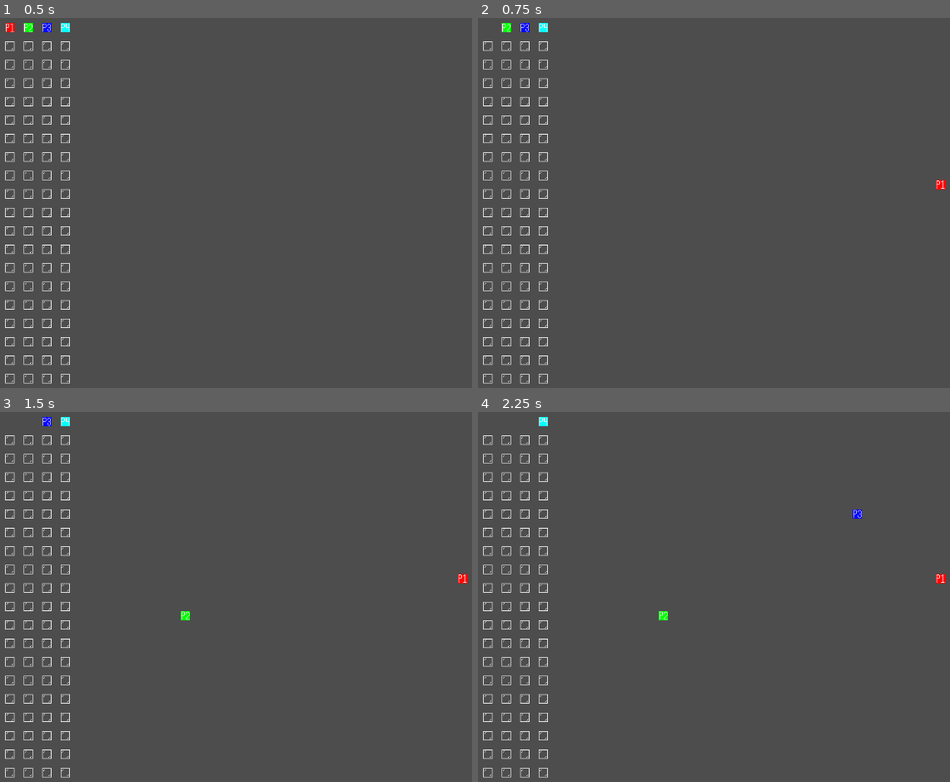
Above: before the commit, frames 1-4 (two rows, left to right).
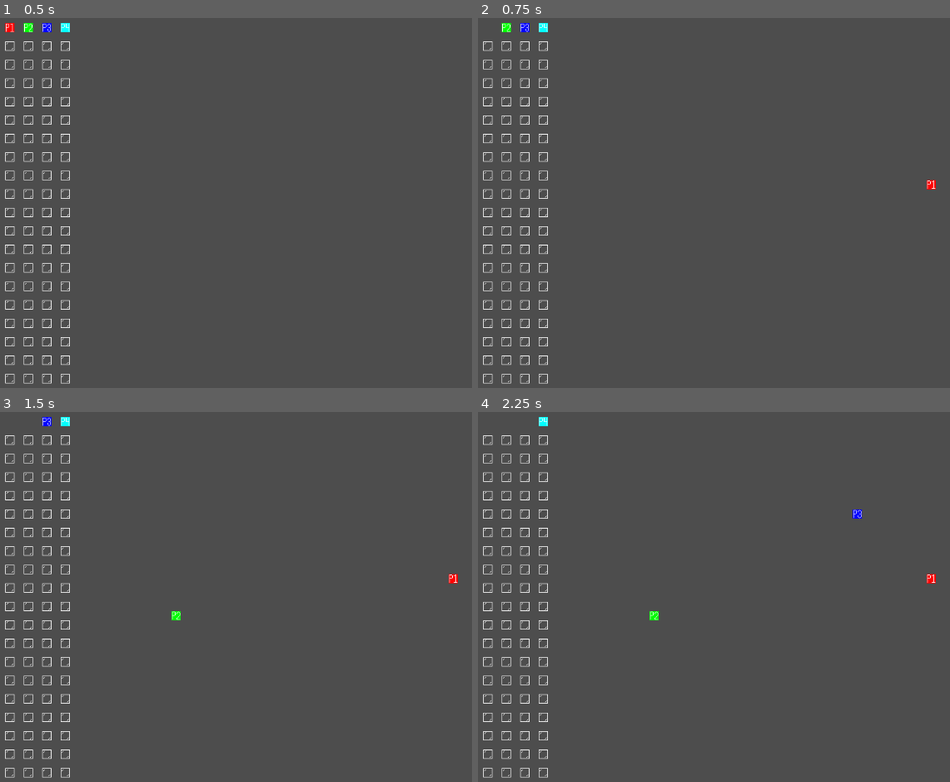
Above: after the commit, the same moments.

Repository: TheRoadstr/rapid-fields
Game: Godot game, scene res://scenes/main.tscn
Same seed, same stepped clock (60 frames per second), same inputs: the game is played once before the commit and once after it.
Inputs (mouse positions are in pixels of both pictures, inside the frame that each line leads up to):
- Up to frame 1 (0.5 s): no input
- Up to frame 2 (0.75 s): tap Enter at 0.5 s; move the mouse to (935, 180) at 0.52 s; click (935, 180) at 0.67 s
- Up to frame 3 (1.5 s): tap Space at 1.25 s; move the mouse to (179, 611) at 1.27 s; click (179, 611) at 1.42 s
- Up to frame 4 (2.25 s): tap Enter at 2 s; move the mouse to (855, 511) at 2.02 s; click (855, 511) at 2.17 s

Frame 1 is identical in both runs. In frame 2, 0.1% of the frame differs, in the area x 95-99%, y 43-47%; in frame 3, 0.2%, in the area x 36-99%, y 43-57%; in frame 4, 0.2%.

Commit message:
migrated to godot 4.4

Diff:
--- a/project.godot
+++ b/project.godot
@@ -12,7 +12,7 @@
 
 config/name="Gaussian Gang"
 run/main_scene="res://scenes/main.tscn"
-config/features=PackedStringArray("4.3", "Forward Plus")
+config/features=PackedStringArray("4.4", "Forward Plus")
 config/icon="res://icon.svg"
 
 [editor_plugins]
--- a/scripts/main.gd
+++ b/scripts/main.gd
@@ -34,7 +34,7 @@
 func _input(event):
 	if event is InputEventMouseButton and event.pressed and event.button_index == MOUSE_BUTTON_LEFT:
 		var position = event.position
-		click = [round(position[0] / 16), round(position[1] / 16)]
+		click = [floor(position[0] / 16), floor(position[1] / 16)]
 		print("Mouse Click at: ", click)
 
 	if event is InputEventMouseButton and event.pressed:
@@ -90,6 +90,7 @@
 			bunny_coords[i][0] = click[0]
 			bunny_coords[i][1] = click[1]
 			player_layer.set_cell(Vector2i(bunny_coords[i][0], bunny_coords[i][1]), 0, Vector2i(i, 0))
+			print("Moved player to coordinates [", bunny_coords[i][0], ", ", bunny_coords[i][1], "]")
 		# Prevents an infinite loop
 		game_over = true
 	#if mad_alive or homeless_alive or crazy_alive or ribbit_alive:
Not shown: 1 places in scenes/main.tscn that only renumber resources
Not shown, added: scripts/main.gd.uid
